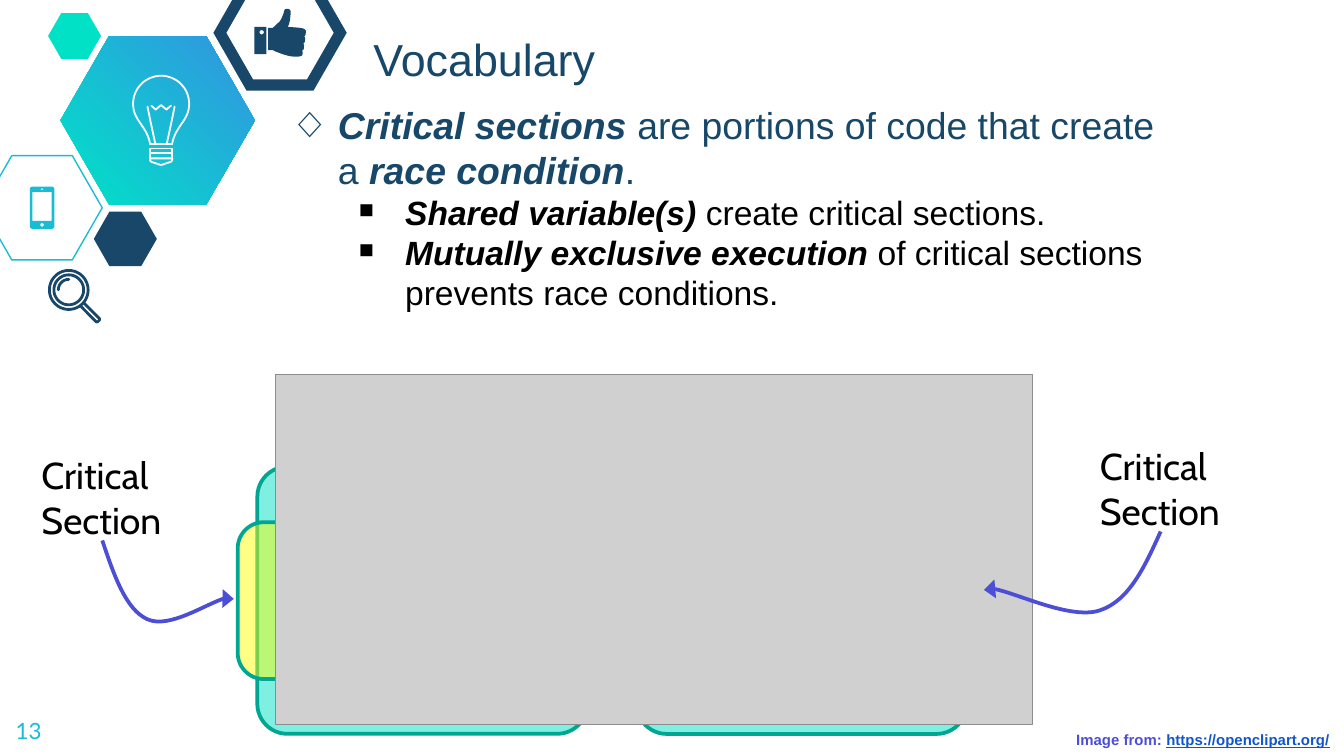
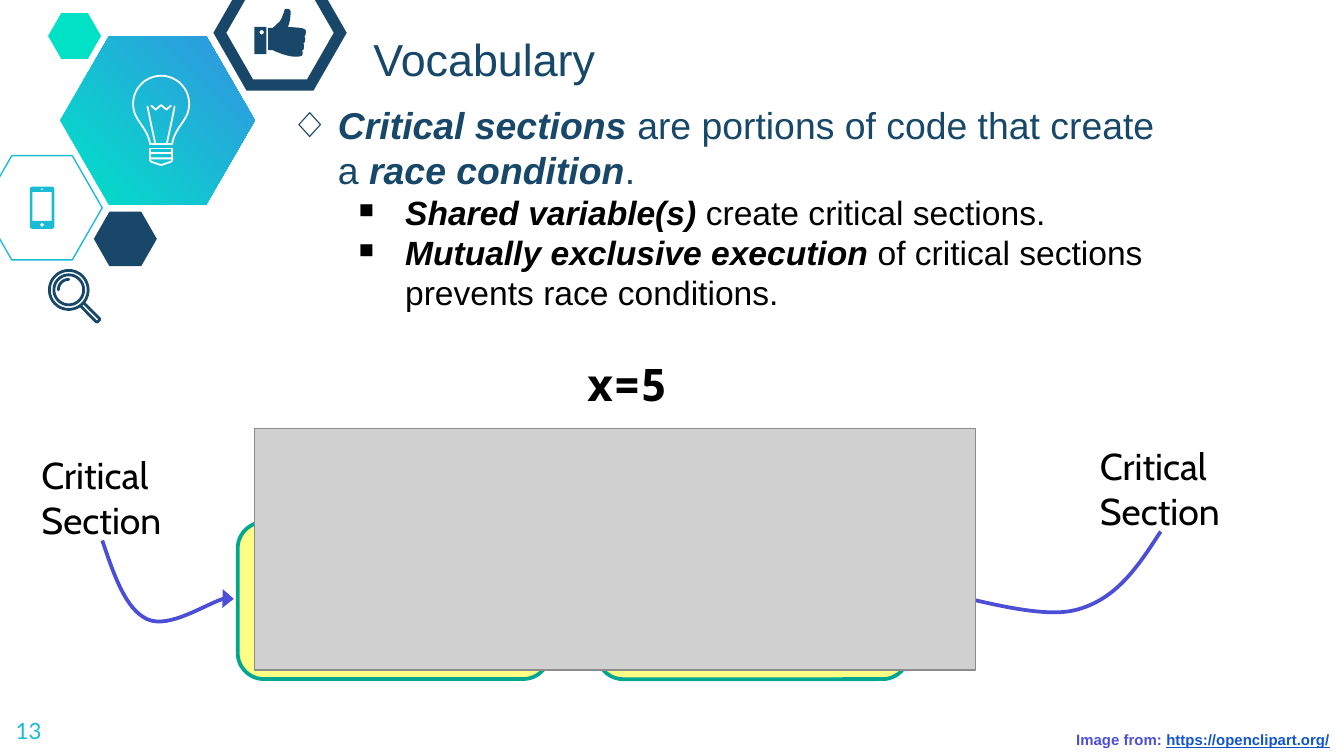
Before and after one commit to dickinson-comp256/COMP256, a slide deck: slide 13 of docs/materials/05-OperatingSystemsAbstractions/OSA7-S-RaceConditions.pptx. Drawn at 1344x756 pixels with LibreOffice and Linux fonts; fonts in the diff are those of the drawing; grey boxes stand for pictures; background and template pictures are left out. Boxes give left, top, right and bottom in pixels: in the first picture for what was removed or moved away, otherwise in the second. Text is boxed around its words. In the diff, an @@ line names an element or a change of style, - is before the commit and + after.

```diff
--- a/docs/materials/05-OperatingSystemsAbstractions/OSA7-S-RaceConditions.pptx
+++ b/docs/materials/05-OperatingSystemsAbstractions/OSA7-S-RaceConditions.pptx
@@ text added at (587, 369, 668, 402), 24 pt, text #000000, bold @@
+x=5
@@ picture: place and size @@
-picture at (276, 375, 1032, 724)
+picture at (254, 429, 974, 671)
@@ rounded rectangle removed at (257, 466, 587, 734) @@
@@ rounded rectangle: place and size @@
-rounded rectangle at (238, 523, 609, 680)
+rounded rectangle at (238, 523, 550, 680)
@@ rounded rectangle: place and size @@
-rounded rectangle at (637, 466, 968, 734)
+rounded rectangle at (597, 523, 909, 680)
@@ rounded rectangle at (597, 523, 909, 680): fill #00E1C6 at 50% opacity to #FFFF00 at 48% opacity; proportions changed @@
@@ freeform shape: place and size @@
-freeform shape at (984, 532, 1160, 613)
+freeform shape at (909, 532, 1161, 613)
```
Also in this commit, not shown: 1 other slide changed.
